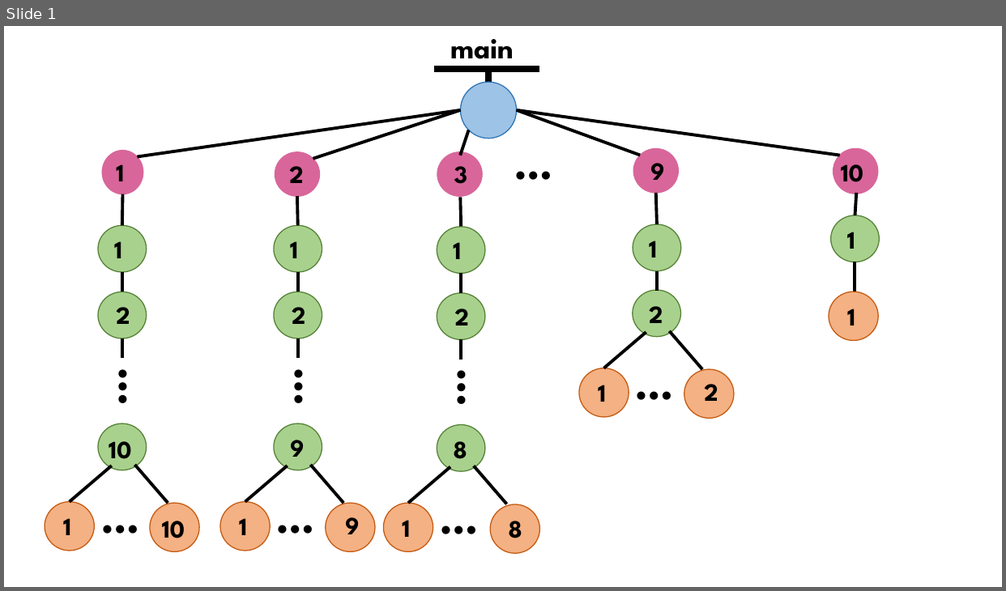
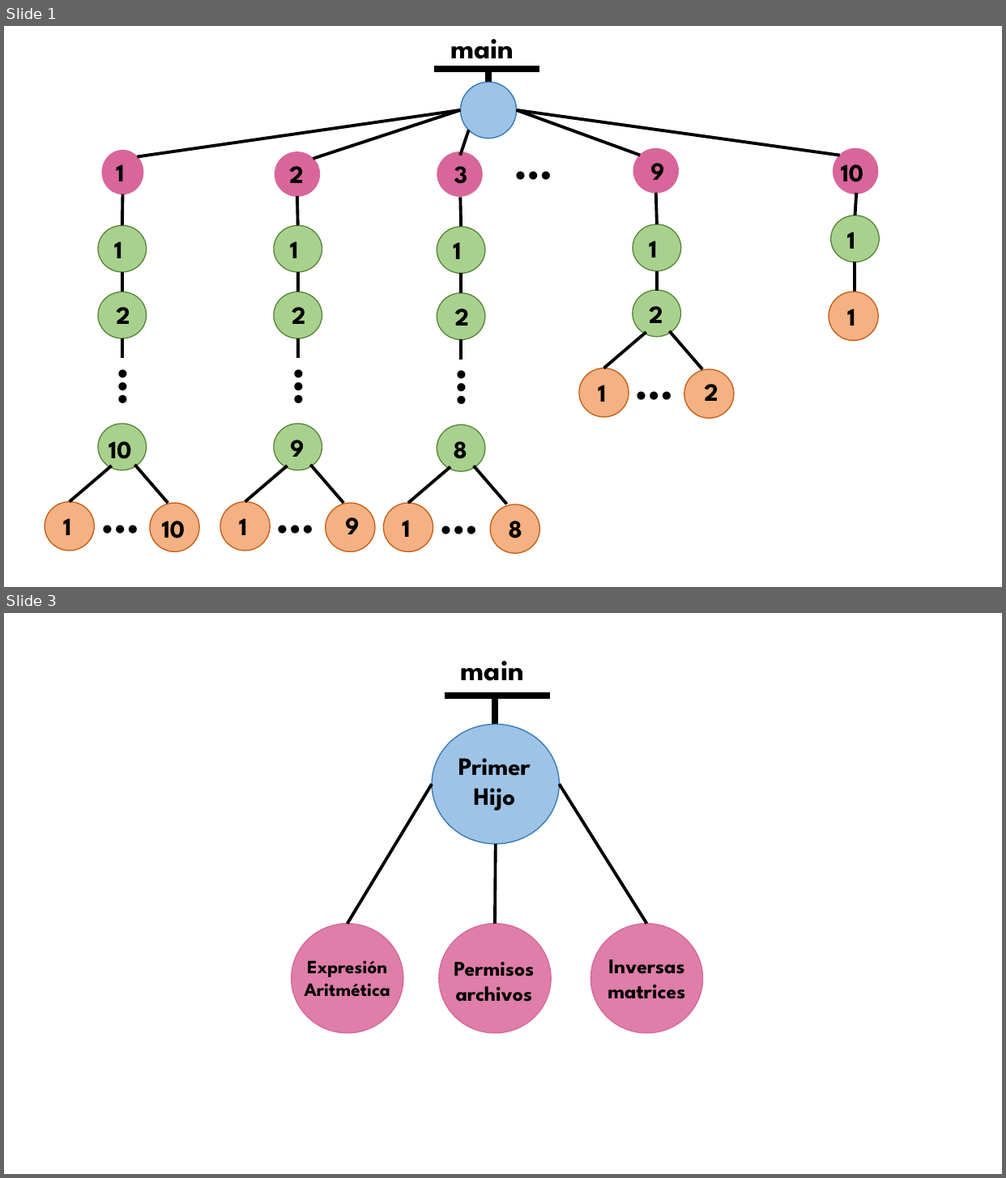
Before and after one commit to brokenerk/Sistemas-Operativos, a slide deck: Practica4/Arbol.pptx. Shown one above the other, each under a label of ours: slide 1 before the commit, slides 1 and 3 after it; the slides between them are not shown. The pictures are 1006x591 and 1006x1178 pixels, drawn with LibreOffice and Linux fonts; fonts in the diff are those of the drawing. Boxes give left, top, right and bottom in pixels: in the first picture for what was removed or moved away, otherwise in the second. Text is boxed around its words. In the diff, an @@ line names an element or a change of style, - is before the commit and + after.

```diff
--- a/Practica4/Arbol.pptx
+++ b/Practica4/Arbol.pptx
@@ slide 3 added at box(4, 613, 1002, 1174), background #FFFFFF @@
@@ text added at box(461, 661, 524, 681), 28 pt, text #000000, bold @@
+main
@@ line added from (444, 696) to (550, 696), #000000 6 pt @@
@@ line added from (495, 696) to (495, 726), #000000 6 pt @@
@@ ellipse added at box(432, 725, 560, 845), fill #9DC3E6, outline #2E75B6 1 pt @@
@@ text added at box(458, 758, 530, 811), 24 pt, text #000000, bold @@
+Primer Hijo
@@ line added from (347, 924) to (432, 785), #000000 3 pt @@
@@ line added from (560, 785) to (647, 924), #000000 3 pt @@
@@ line added from (495, 924) to (496, 845), #000000 3 pt @@
@@ ellipse added at box(292, 924, 404, 1033), fill #DE7EA9, outline #D8669A 1 pt @@
@@ ellipse added at box(439, 924, 552, 1033), fill #DE7EA9, outline #D8669A 1 pt @@
@@ ellipse added at box(591, 924, 703, 1033), fill #DE7EA9, outline #D8669A 1 pt @@
@@ text added at box(305, 960, 390, 997), 18 pt, text #000000, bold @@
+Expresión Aritmética
@@ text added at box(454, 962, 534, 1002), 20 pt, text #000000, bold @@
+Permisos archivos
@@ text added at box(607, 960, 685, 999), 20 pt, text #000000, bold @@
+Inversas matrices
```
Also in this commit, not shown: 1 slide changed, 1 other slide added, 5 other files.
